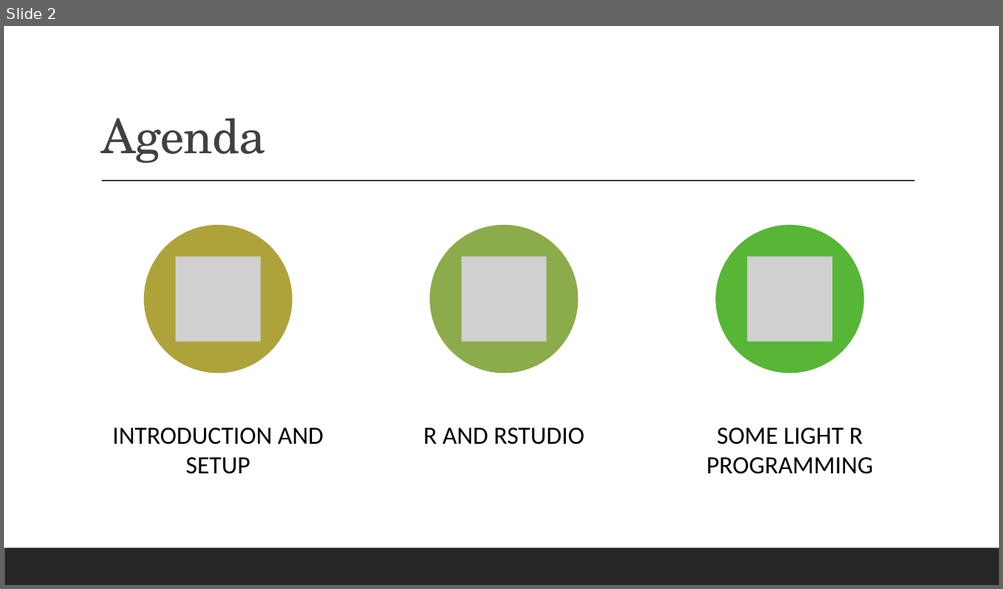
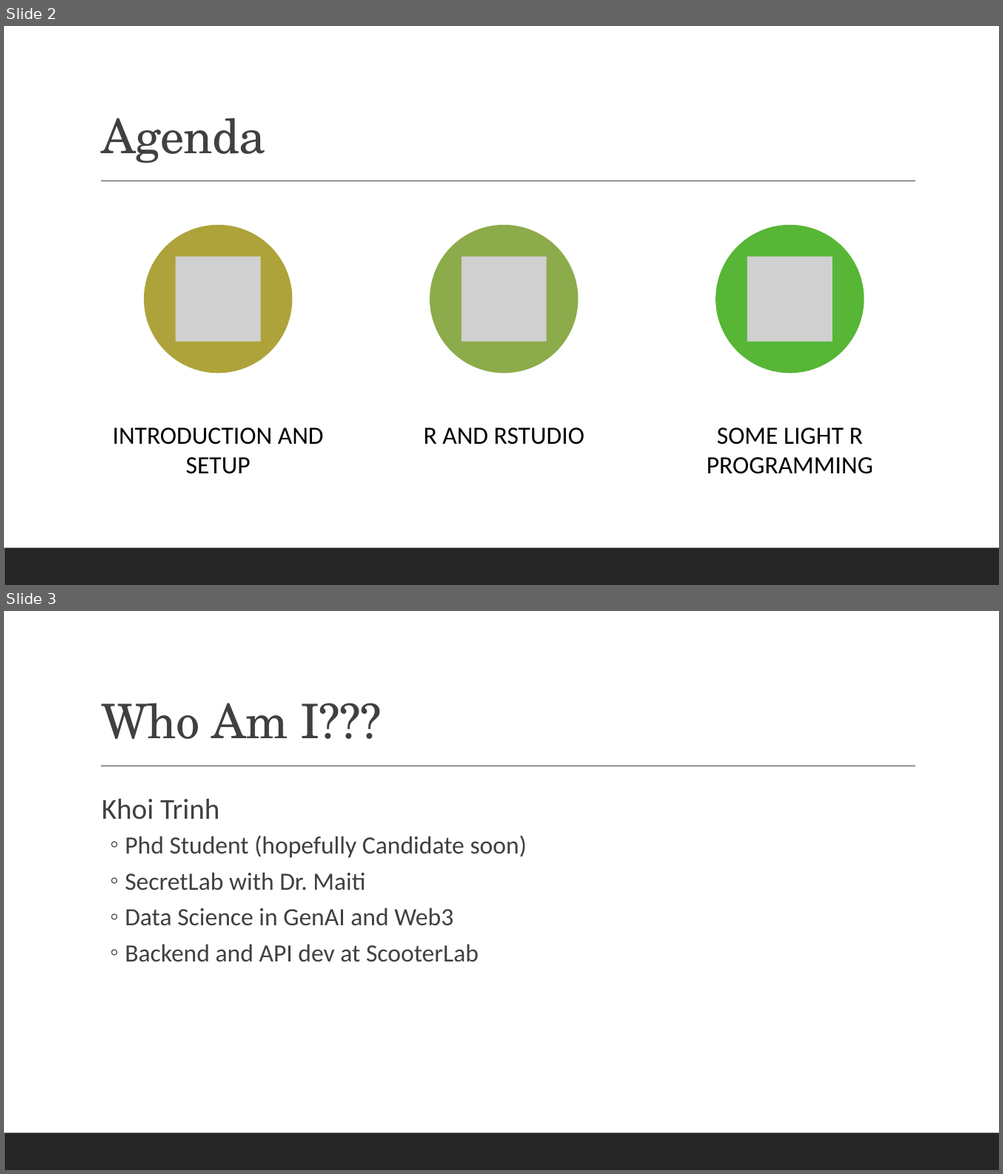
Before and after one commit to khoicodesthings/OUSACM-IntroToR, a slide deck: IntroToR.pptx. Shown one above the other, each under a label of ours: slide 2 before the commit, slides 2 and 3 after it. The pictures are 1003x589 and 1003x1174 pixels, drawn with LibreOffice and Linux fonts; fonts in the diff are those of the drawing; grey boxes stand for pictures. Boxes give left, top, right and bottom in pixels: in the first picture for what was removed or moved away, otherwise in the second. Text is boxed around its words. In the diff, an @@ line names an element or a change of style, - is before the commit and + after.

```diff
--- a/IntroToR.pptx
+++ b/IntroToR.pptx
@@ slide 3 added at box(4, 611, 999, 1170), background #FFFFFF; not listed: 2 template elements that a slide beside it also shows @@
@@ title added at box(101, 703, 381, 739), 46 pt, text #404040 @@
+Who Am I???
@@ text added at box(102, 798, 526, 963), 24 pt, text #404040 @@
+  Khoi Trinh
+  ◦ Phd Student (hopefully Candidate soon)
+  ◦ SecretLab with Dr. Maiti
+  ◦ Data Science in GenAI and Web3
+  ◦ Backend and API dev at ScooterLab
```
Also in this commit, not shown: 5 other slides changed.
